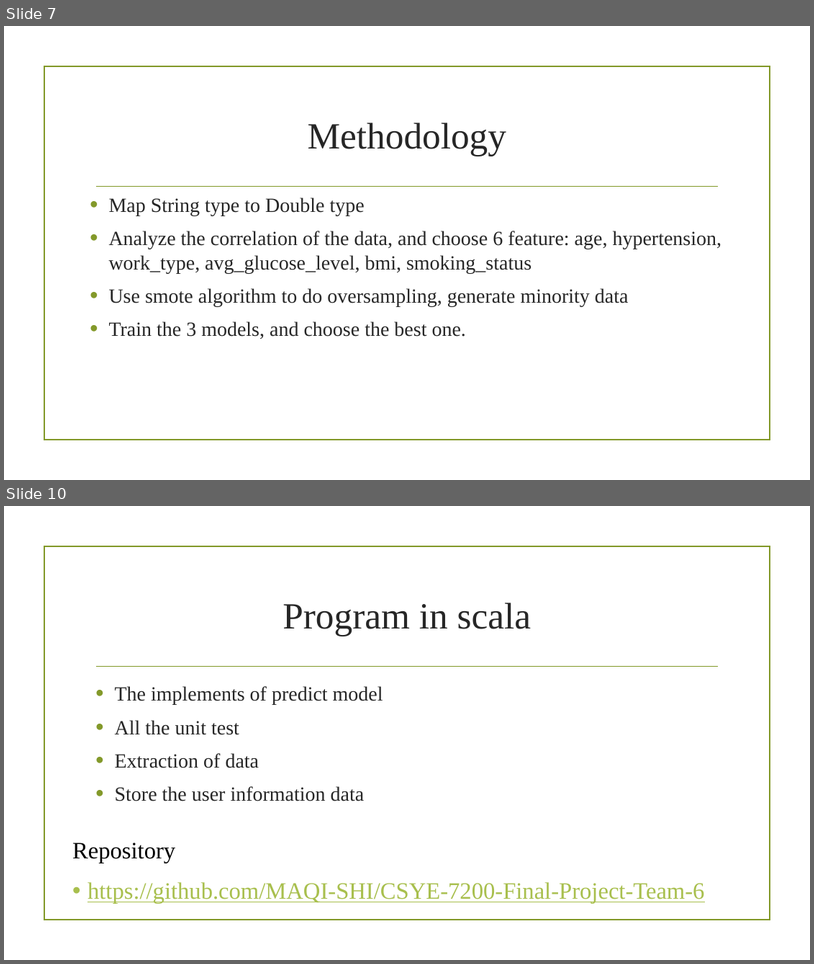
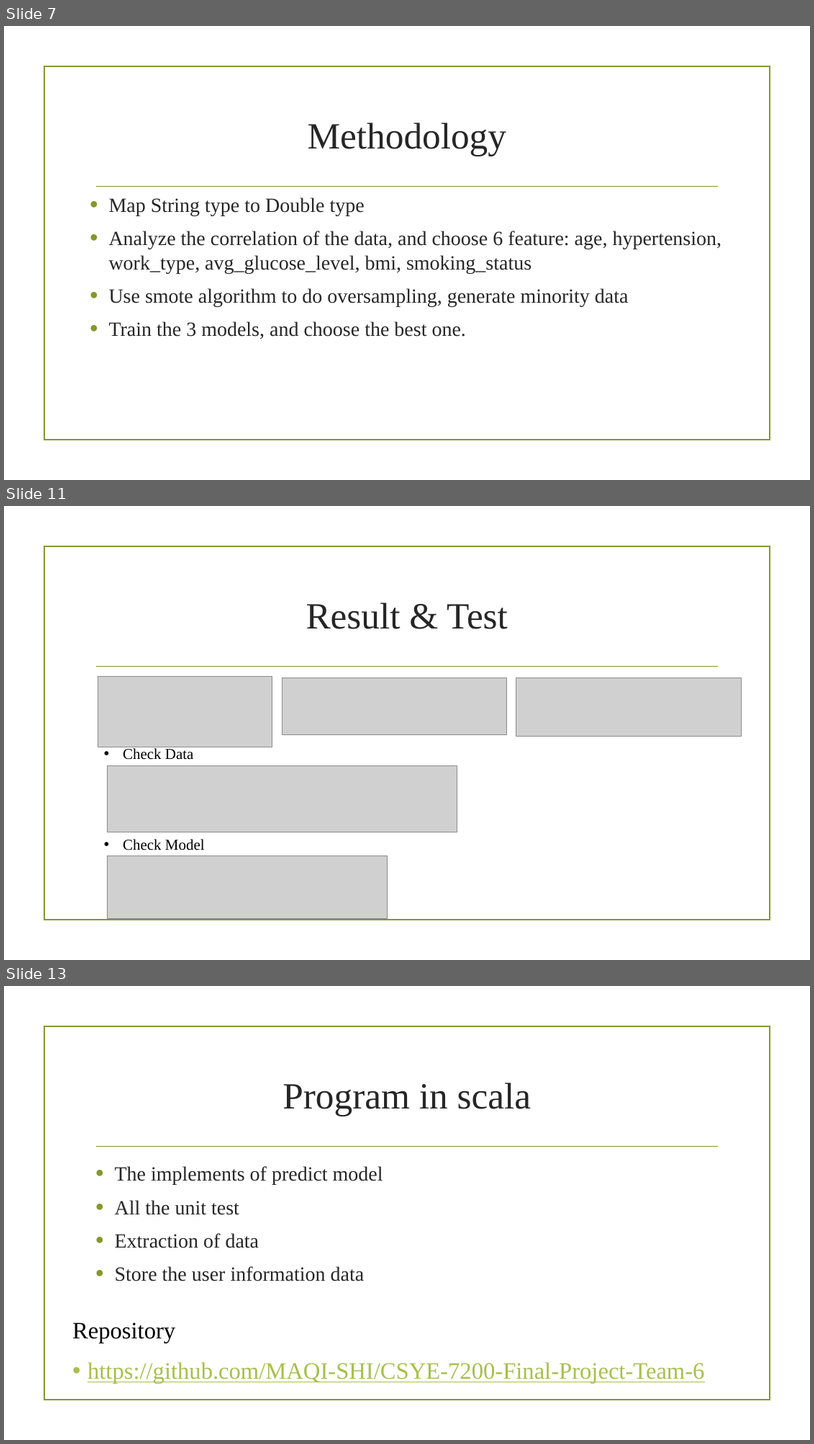
Before and after one commit to MAQI-SHI/CSYE-7200-Final-Project-Team-6, a slide deck: finalPresentation.pptx. Shown one above the other, each under a label of ours: slides 7 and 10 before the commit, slides 7, 11 and 13 after it; the slides between them are not shown. The pictures are 814x964 and 814x1444 pixels, drawn with LibreOffice and Linux fonts; fonts in the diff are those of the drawing; grey boxes stand for pictures; background and template pictures are left out. Boxes give left, top, right and bottom in pixels: in the first picture for what was removed or moved away, otherwise in the second. Text is boxed around its words. In the diff, an @@ line names an element or a change of style, - is before the commit and + after.

```diff
--- a/finalPresentation.pptx
+++ b/finalPresentation.pptx
@@ slide 11 added at (4,506,810,960), background picture (left out); not listed: 2 template elements that a slide beside it also shows @@
@@ title added at (306,602,508,629), 44 pt, text #262626 @@
+Result & Test
@@ picture added at (98,676,273,746) @@
@@ picture added at (282,678,507,735) @@
@@ picture added at (517,678,742,736) @@
@@ text added at (123,748,205,850), 18 pt, text #000000 @@
+• Check Data
+• Check Model
@@ picture added at (108,765,457,832) @@
@@ picture added at (108,856,387,918) @@
@@ what was slide 10 is now slide 13 @@
```
Also in this commit, not shown: 1 slide changed, 3 other slides added, 1 slide removed, 3 other files.
